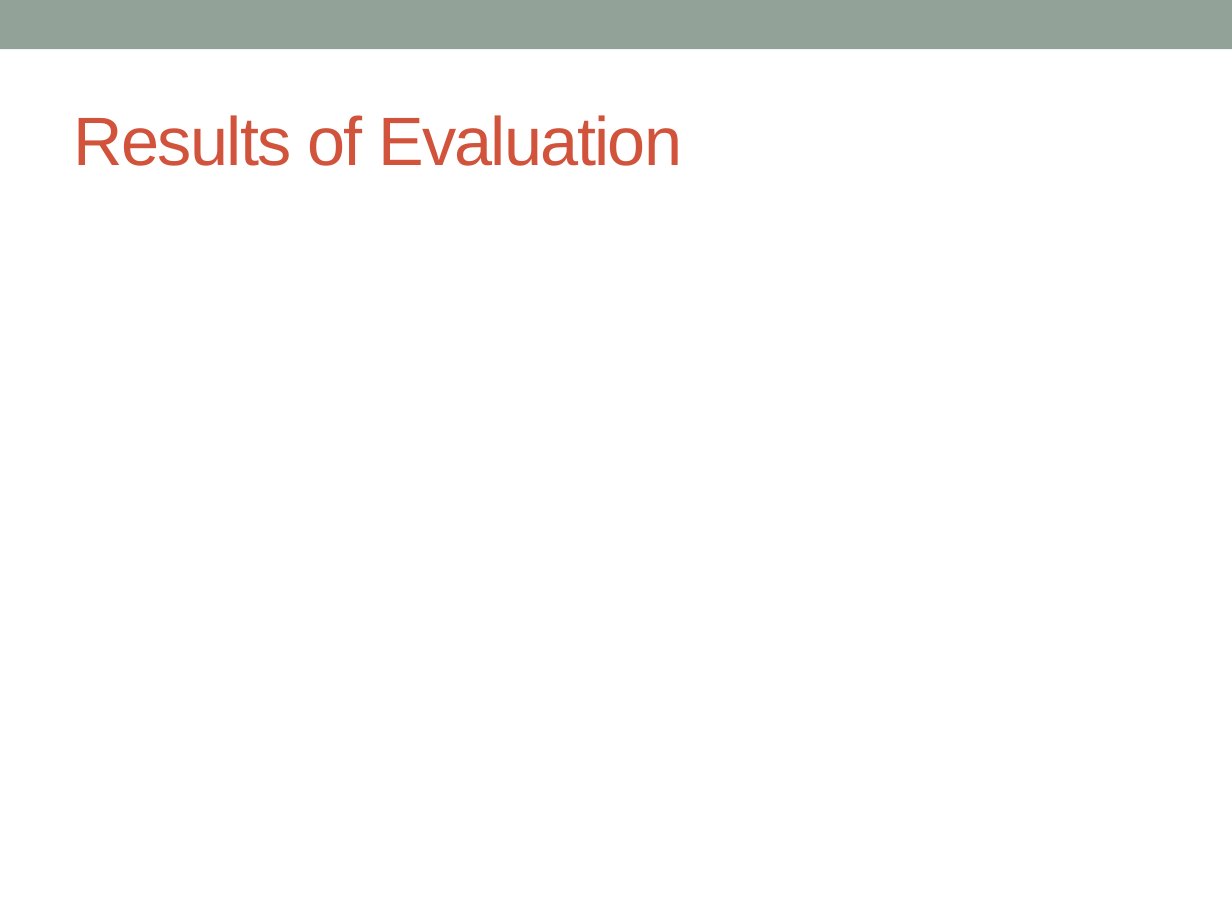
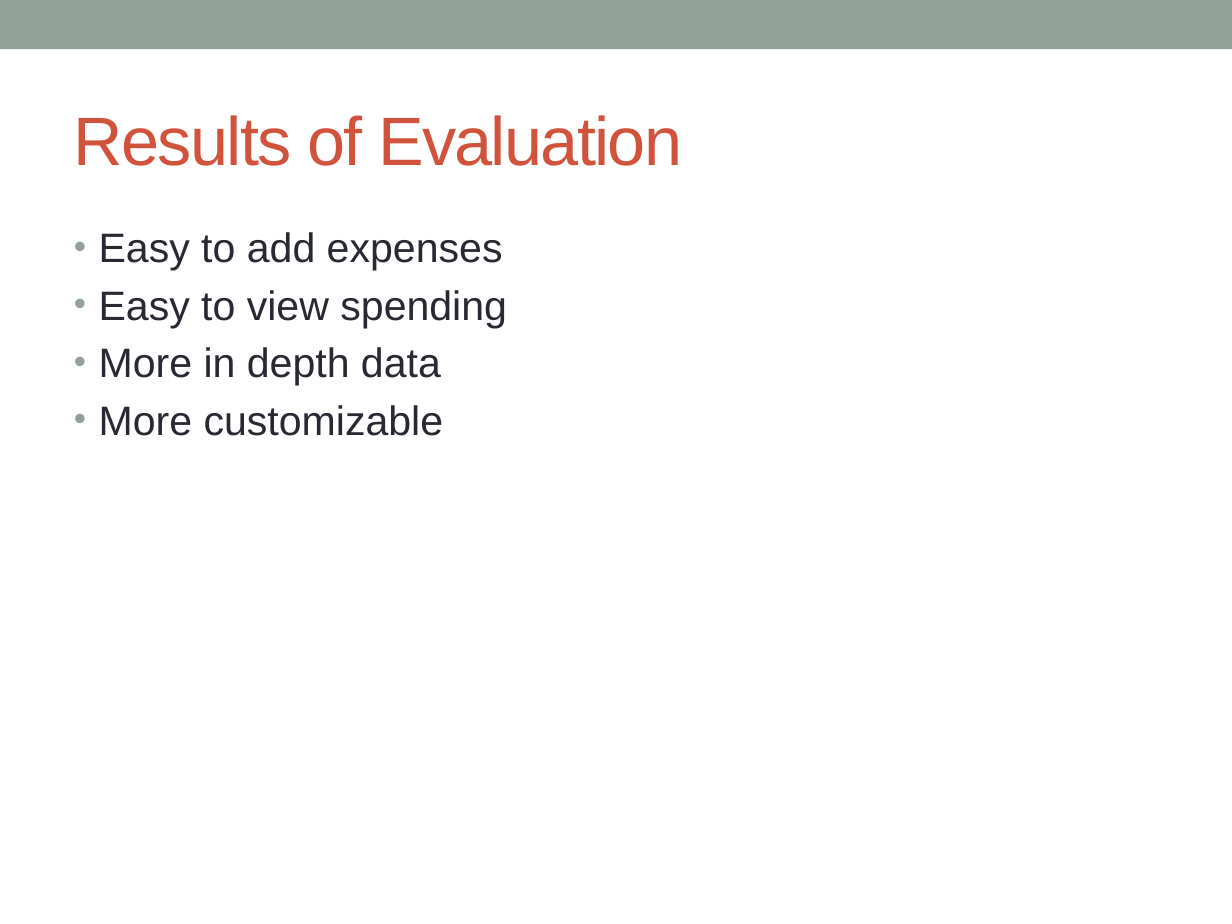
Before and after one commit to ChrisPenner/CMPT481, a slide deck: slide 7 of evals-and-rec/Presentation/Presentation.pptx. Drawn at 1232x924 pixels with LibreOffice and Linux fonts; fonts in the diff are those of the drawing. Boxes give left, top, right and bottom in pixels: in the first picture for what was removed or moved away, otherwise in the second. Text is boxed around its words. In the diff, an @@ line names an element or a change of style, - is before the commit and + after.

```diff
--- a/evals-and-rec/Presentation/Presentation.pptx
+++ b/evals-and-rec/Presentation/Presentation.pptx
@@ text added at (99,232,507,436), 24 pt, text #292934 @@
+• Easy to add expenses
+• Easy to view spending
+• More in depth data
+• More customizable
```
Also in this commit, not shown: 2 slides added, 1 other file.
